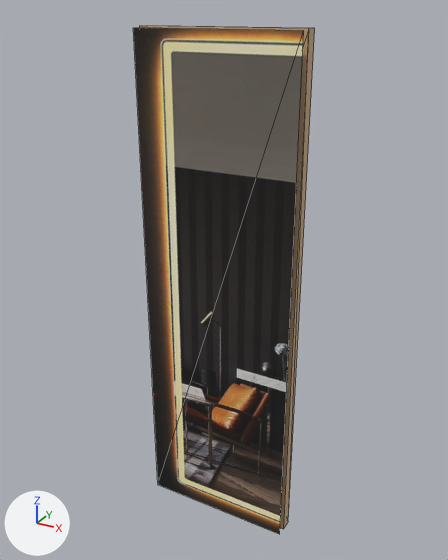
Renders of the glTF model storage/picture/mocan-75.glb from each side of a commit.
One viewpoint serves both versions: a 50 mm lens placed at (0.851, -1.537, 1.647), pointed at (-0.004, 0.018, 0.87). The axes (+X, +Y, +Z) are drawn at lower left. The lights are the same throughout. The first picture is the older version. Mesh edges are drawn as thin lines. Vertices at exactly the same position are counted once.

The first picture shows 'furniture'.
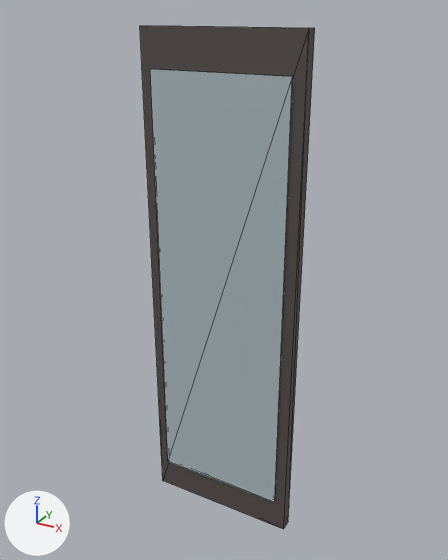
Pixel boxes [x1, y1, x2, y2] of what changed, in the pictures (448 x 560 px):
'furniture', recoloured, reshaped: before [133, 26, 315, 534]; after [140, 26, 315, 529]
part 1 of me_mesh_0, deleted: before [133, 28, 304, 534]

The change in detail:
Material 'wood' (mat_wood) changes colour from beige #cead86 to dark grey #554d49; in linear values from (0.62, 0.42, 0.24) to (0.09, 0.075, 0.067).
me_mesh_0 is used by ob_furniture; location (0.0, 0.0, 0.0).
me_mesh_0 had 20 vertices, 26 faces and spanned x -0.25..0.25, y -0.05..0.02, z 0.0..1.6.
me_mesh_0 now has 16 vertices, 24 faces and spans x -0.25..0.25, y -0.03..0.02, z 0.0..1.6.
me_mesh_0 part 1: the loose piece of 4 vertices spanning x -0.25..0.25, y -0.05, z 0.0..1.6 is deleted.
me_mesh_0 no longer uses material mat_photo (picture img_image_0).
